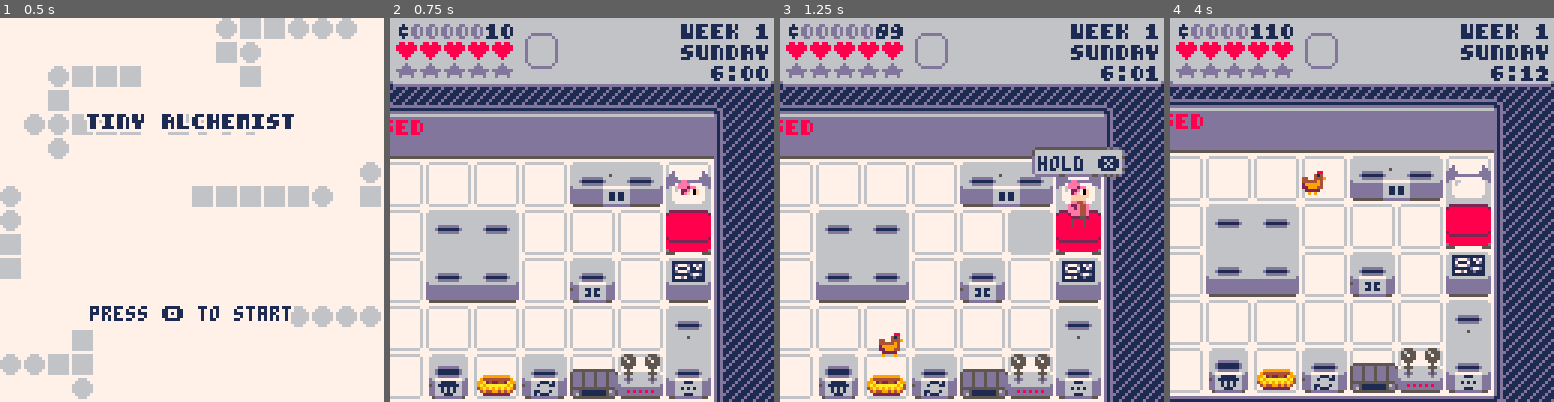
Above: before the commit, frames 1-4 (left to right).
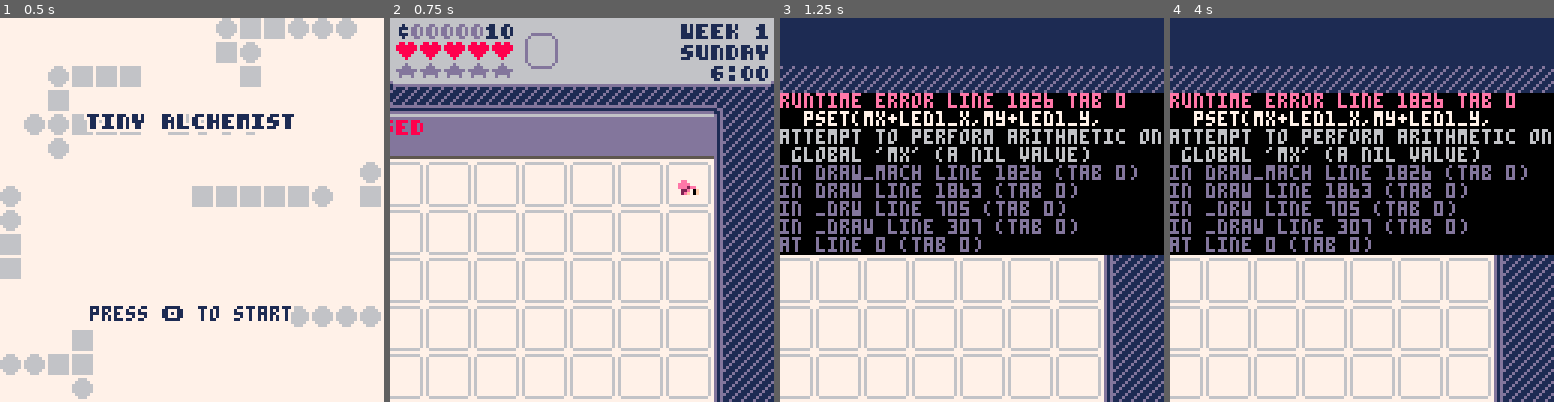
Above: after the commit, the same moments.

Repository: MisterWizard01/tiny_alchemist
Game: PICO-8 cartridge alchemy_2.p8
Same seed, same stepped clock (60 frames per second), same inputs: the game is played once before the commit and once after it.
Inputs:
- Up to frame 1 (0.5 s): tap X (X key) at 0.33 s
- Up to frame 2 (0.75 s): tap O (Z key) at 0.7 s
- Up to frame 3 (1.25 s): tap X (X key) at 1.07 s
- Up to frame 4 (4 s): hold Right 1.6-2.1 s; tap O (Z key) every 0.4 s from 1.7 to 3.7 s; tap X (X key) at 1.85, 2.97 s; hold Up 2.15-2.42 s; hold Right 2.47-3.03 s; hold Left 3.08-3.58 s; hold Down 3.63-3.97 s

Frame 1 is identical in both runs. In frame 2, 18% of the frame differs, in the area x 9-84%, y 37-100%; in frame 3, 70%; in frame 4, 76%, in the area x 0-100%, y 0-100%.
Error after the commit: runtime error line 1826 tab 0; pset(mx+led1_x,my+led1_y,; attempt to perform arithmetic on global 'mx' (a nil value)

Commit message:
Collision simplification and y-sorting.

Diff:
--- a/alchemy_2.p8
+++ b/alchemy_2.p8
@@ -6,10 +6,9 @@
 
 --todo
 -- overhaul
+--  collisions with top bed
 --  leds
---  sliding collisions
 --  dynamo animation
---  y-sorting
 --  check conditions
 --  check processes
 --  check lab editor
@@ -242,16 +241,15 @@
 	local bed_x,bed_y,nest_x,nest_y=0,0,0,0
 	for m in all(machines) do
 		if m.name=="bed" then --bed
-			bed_x,bed_y=lab_2_world(m.x,m.y)
-			m.box=new_sprite(
-				bed_x,bed_y+24,16)
+			bed_x,bed_y=m.x,m.y
+			m.h,m.oy=8,24
 		elseif m.name=="nest" then
-			nest_x,nest_y=lab_2_world(m.x,m.y)
+			nest_x,nest_y=m.x,m.y
 			half_box(m)
 		elseif m.name=="dynamo" then
 			half_box(m)
 		elseif m.name=="treadmill" then
-			m.box=new_sprite(0,0,0,0)
+			m.w,m.h=0,0
 		end
 	end
 
@@ -304,6 +302,7 @@
 
 function _update()
 	_upd()
+	debug[2]=웃.x..","..웃.y
 	⧗+=1
 end
 
@@ -339,7 +338,8 @@
 	end
 
 	--movement with corner slips
-	웃.x+=dx*spd
+	웃.x=mid(95,웃.x+dx*spd,
+		lab_w*16+96-웃.w)
 	local back,up,down=
 		move_out(웃,-dx,0,spd),
 		move_out(웃,0,-1,4),
@@ -352,7 +352,8 @@
 		웃.x-=dx*back
 	end
 
-	웃.y+=dy*spd
+	웃.y=mid(24,웃.y+dy*spd,
+		lab_h*16+22-웃.h)
 	local back,left,right=
 		move_out(웃,0,-dy,spd),
 		move_out(웃,-1,0,4),
@@ -440,6 +441,7 @@
 
 	for m in all(machines) do
 		m.ready=m.condition(m.pot)
+		add(lab_sprs,m)
 
 		--dynamo animation
 		if m.name=="dynamo" then
@@ -682,55 +684,6 @@
 	end
 
 	palt()
-	for m in all(machines) do
-		local mx,my=lab_2_world(m.x,m.y)
-		draw_mach(m.typ,mx,my)
-
-		--front label
-		if m.label_sx>0 then
-			sspr(m.label_sx,m.label_sy,
-				9,7,
-				mx+m.label_dx,
-				my+m.label_dy)
-		end
-
-		--indicator leds
-		if m.led1_x!=0 or m.led1_y!=0 then
-			pset(mx+m.led1_x,my+m.led1_y,
-				m.ready and 8 or 5)
-		end
-
-		local lx,ly=mx+m.led2_x,my+m.led2_y
-		if m.partner_req=="ready" then
-			pset(lx,ly,(m.ready and
-				m.partner.ready) and 8 or 5)
-		end
-		if m.partner_req=="empty"
-		and pget(lx,ly)!=8 then
-			pset(lx,ly,(m.ready and not
-				m.partner.pot) and 8 or 5)
-		end
-
-		--potions in machines
-		local pot=m.pot
-		if pot then
-			draw_pot(pot,mx+4,my,true)
-		end
-	end
-
-	for m in all(machines) do
-		--progress bars
-		if m.prog>0 then
-			local bar_x,bar_y=lab_2_world(m.x,m.y)
-			bar_y+=15
-			shade_rrect(bar_x,bar_y,15,4,
-				split("1,2,3,4,5,6,7,8,9,10,11,12,5,14,15"))
-			rectfill2(bar_x+1,bar_y+1,
-				13,2,13)
-			rectfill2(bar_x+1,bar_y+1,
-				13*m.prog/m.max_prog,2,10)
-		end
-	end
 
 	--customers
 	if cust[1] then
@@ -795,8 +748,7 @@
 		local fx,fy,mx,my=
 			dirx[웃.face+1],
 			diry[웃.face+1],
-			lab_2_world(face_mach.x,
-				face_mach.y)
+			face_mach.x,face_mach.y
 		draw_formula(face_mach.pot,
 			mx+7*fx+7,my+7*fy+4,-fx,-fy)
 	end
@@ -807,7 +759,7 @@
 		local fx,fy,mx,my=
 			dirx[웃.face+1],
 			diry[웃.face+1],
-			lab_2_world(oc.x,oc.y)
+			oc.x,oc.y
 
 		if oc==face_mach
 		and cur_cust then
@@ -912,7 +864,7 @@
 
 	--machine labels
 	for m in all(machines) do
-		local mx,my=lab_2_world(m.x,m.y)
+		local mx,my=m.x,m.y
 		pal(1,7)
 		palt(6,true)
 		pal(13,6)
@@ -935,7 +887,7 @@
 	end
 
 	--selected machine
-	local mx,my=lab_2_world(m.x,m.y)
+	local mx,my=m.x,m.y
 	draw_mach(sel_mach.typ,mx,my,true)
 
 	--expand lab width option
@@ -1121,7 +1073,7 @@
 		b.flp=b.dx<0
 		if abs(b.tx-b.x)<1
 		and abs(b.ty-b.y)<1
-		or collision_tile(b) then
+		or collision_mach(b) then
 			b.x=flr(b.x-b.dx)
 			b.y=flr(b.y-b.dy)
 			b.state="wait"
@@ -1144,9 +1096,18 @@
 --sets a machine's hitbox
 --to its lower half
 function half_box(m)
-	local x,y=lab_2_world(m.x,m.y)
-	m.box=new_sprite(x,y+8,
-		m.w*16,m.h*16)
+	m.h=8
+	m.oy=8
+end
+
+--returns a machine that is
+--colliding with s
+function collision_mach(s)
+	for m in all(machines) do
+		if collision(m,s) then
+			return m
+		end
+	end
 end
 -->8
 --tools
@@ -1156,9 +1117,8 @@
 	local len=sqrt(x*x+y*y)
 	if len>0 then
 		return x/len,y/len
-	else
-		return x,y
-	end
+	end
+	return x,y
 end
 
 function rectfill2(x,y,w,h,c)
@@ -1198,21 +1158,21 @@
 end
 
 --only checks the corners of the sprite
-function collision_tile(s)
-	local ⬅️,➡️,⬆️,⬇️=
-							s.x+s.ox,s.x+s.ox+s.w-1,
-							s.y+s.oy,s.y+s.oy+s.h-1
-	local t1,t2,t3,t4=
-		mget(flr(⬅️/8),flr(⬆️/8)),
-		mget(flr(⬅️/8),flr(⬇️/8)),
-		mget(flr(➡️/8),flr(⬆️/8)),
-		mget(flr(➡️/8),flr(⬇️/8))
-
-	return fget(t1,0)
-		or fget(t2,0)
-		or fget(t3,0)
-		or fget(t4,0)
-end
+--function collision_tile(s)
+--	local ⬅️,➡️,⬆️,⬇️=
+--							s.x+s.ox,s.x+s.ox+s.w-1,
+--							s.y+s.oy,s.y+s.oy+s.h-1
+--	local t1,t2,t3,t4=
+--		mget(flr(⬅️/8),flr(⬆️/8)),
+--		mget(flr(⬅️/8),flr(⬇️/8)),
+--		mget(flr(➡️/8),flr(⬆️/8)),
+--		mget(flr(➡️/8),flr(⬇️/8))
+--
+--	return fget(t1,0)
+--		or fget(t2,0)
+--		or fget(t3,0)
+--		or fget(t4,0)
+--end
 
 function rrectfill2(x,y,w,h,c,r)
 	r=r or 2
@@ -1287,14 +1247,10 @@
 function move_out(s,dx,dy,dist)
 	local moved,box=0,new_sprite(
 		s.x,s.y,s.w,s.h,s.ox,s.oy)
-	local col_mach
-	for m in all(machines) do
-		if collision(m.box,box) then
-			col_mach=m
-		end
-	end
-	while col_mach
-	and collision(col_mach.box,box) do
+	while true do
+		if not collision_mach(box) then
+			return moved
+		end
 		box.x+=dx
 		box.y+=dy
 		moved+=1
@@ -1302,7 +1258,6 @@
 			return
 		end
 	end
-	return moved
 end
 
 function shade_rrect(x,y,w,h,_pal)
@@ -1430,26 +1385,6 @@
 	return val+delta*sign(targ-val)
 end
 
-function merge_groups(g1,g2)
-	for m2 in all(g2) do
-		local x,y,found=m2.x,m2.y
-		for m1 in all(g1) do
-			if m1==m2 then
-				--already in the new group
-				found=true
-			end
-		end
-		if not found then
-			add(g1,m2)
-		end
-		m2.group=g1
-		g1.x=min(g1.x,x)
-		g1.y=min(g1.y,y)
-		g1.w=max(g1.w,abs(x-g1.x)+1)
-		g1.h=max(g1.h,abs(y-g1.y)+1)
-	end
-end
-
 function fill_invalid_tiles()
 	local w,h=lab_w*2,lab_h*2
 
@@ -1718,34 +1653,25 @@
 --machines
 
 --adds a machine at the given
---lab coordinates
+--world coordinates
 function add_mach(typ,x,y)
 	local data=mach_data[typ]
 	local m={
 		typ=typ,
 		x=x,y=y,
+		ox=0,oy=0,
 		name=data[1],
-		w=data[2],h=data[3],
+		w=data[2]*16,h=data[3]*16,
+		draw=mach_draw,
 		consum=1/2,
 		prog=0,
 		max_prog=15,
 		condition=conditions[data[5]],
 		process=processes[data[6]],
-		label_sx=data[7],
-		label_sy=data[8],
-		label_dx=data[9],
-		label_dy=data[10],
-		led1_x=data[11],
-		led1_y=data[12],
-		led2_x=data[13],
-		led2_y=data[14],
 	}
 	if data[4]=="true" then
 		m.pots={}
 	end
-	x,y=lab_2_world(x,y)
-	m.box=new_sprite(x,y,
-		m.w*16,m.h*16)
 	add(machines,m)
 	mach_count[typ]+=1
 
@@ -1761,7 +1687,7 @@
 end
 
 --gets the machine at the given
---lab coordinates
+--world coordinates
 function get_mach(x,y)
 	for m in all(machines) do
 		if  mid(m.x,m.x+m.w-1,x)==x
@@ -1829,9 +1755,10 @@
 end
 
 function save_mach(m)
-	local data={}
+	local data,x,y={},
+		world_2_lab(m.x,m.y)
 	data[1]=m.typ
-	data[2]=(m.x<<4)+m.y
+	data[2]=(x<<4)+y
 	if m.pots then
 		local ind=3
 		for i=1,4 do
@@ -1860,8 +1787,8 @@
 
 function draw_dynamo(m)
 	pal()
-	local x,y=lab_2_world(m.x,m.y)
-	local f=sin(time()*2.5)*.8
+	local x,y,f=m.x,m.y,
+		sin(time()*2.5)*.8
 	circfill(x+3, y+2,m.glow*(4.8+f),2)
 	circfill(x+11,y+2,m.glow*(4.8+f),2)
 	circfill(x+3, y+2,m.glow*(3.75+f),14)
@@ -1870,7 +1797,7 @@
 	circfill(x+11,y+2,m.glow*(2.7+f),7)
 end
 
-function draw_mach(typ,x,y,bp)
+function draw_mach_body(typ,x,y,bp)
 	pal()
 	--x,y=lab_2_world(x or m.x,y or m.y)
 	local sprs=mach_sprs[typ]
@@ -1891,6 +1818,53 @@
 		sspr(data[7],data[8],9,7,
 			x+data[9],y+data[10])
 	end
+end
+
+function draw_mach(m,bp)
+	draw_mach_body(m.typ,m.x,m.y,bp)
+
+	--indicator leds
+	local led1_x,led1_y,led2_x,led2_y=
+		data[11],data[12],data[13],data[14]
+	if led1_x!=0 or led1_y!=0 then
+		pset(mx+led1_x,my+led1_y,
+			m.ready and 8 or 5)
+	end
+
+--	local lx,ly=mx+m.led2_x,my+m.led2_y
+--	if m.partner_req=="ready" then
+--		pset(lx,ly,(m.ready and
+--			m.partner.ready) and 8 or 5)
+--	end
+--	if m.partner_req=="empty"
+--	and pget(lx,ly)!=8 then
+--		pset(lx,ly,(m.ready and not
+--			m.partner.pot) and 8 or 5)
+--	end
+
+	--potions in machines
+	local pot=m.pot
+	if pot then
+		draw_pot(pot,mx+4,my,true)
+	end
+
+	--progress bars
+	if m.prog>0 then
+		local bar_x,bar_y=m.x,m.y
+		bar_y+=15
+		shade_rrect(bar_x,bar_y,15,4,
+			split("1,2,3,4,5,6,7,8,9,10,11,12,5,14,15"))
+		rectfill2(bar_x+1,bar_y+1,
+			13,2,13)
+		rectfill2(bar_x+1,bar_y+1,
+			13*m.prog/m.max_prog,2,10)
+	end
+end
+
+--wrapper function to be the
+--machine's :darw() call
+function mach_draw(m)
+	draw_mach(m,_upd==update_editor)
 end
 -->8
 --hud and ui
@@ -2119,12 +2093,14 @@
 
 		local pos=@addr
 		addr+=1
-		local x,y=flr(pos>>4),pos%16
+		local x,y=lab_2_world(
+			flr(pos>>4),pos%16)
+		print(typ)
 		local m=add_mach(typ,x,y)
 
 		--pots in machine
 		if m.pots then
-			for pot_ind=1,m.w*m.h do
+			for pot_ind=1,m.w*m.h/256 do
 				local pot_data={}
 				for j=1,4 do
 					add(pot_data,@addr)
